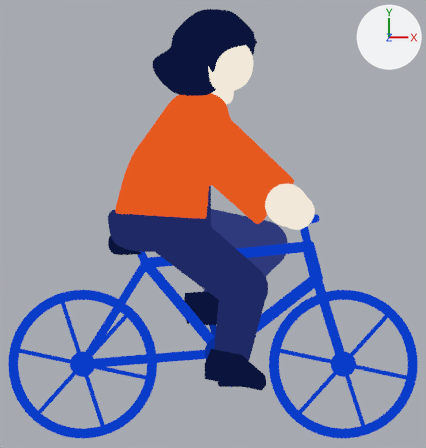
What one commit did to the Blender file sorgenti/bici/bici.blend.
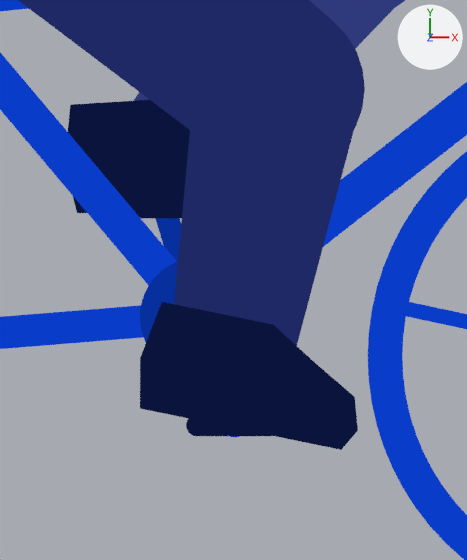
There are two pictures of each version: one from the file's camera 'cam', one close up on the part from 39% to 70% of the width and 59% to 94% of the height. Arrows for +X, +Y and +Z are at upper right; the lights stay in place. The first two pictures are the older version. Both versions are drawn at frame 8 of the action 'lontana_scarpaAction'; the numbers are the values there.

Objects in the first close-up: 'cerchione.001', 'corona', 'lontana_scarpa', 'lontana_stinco', 'pedale_vicino', 'raggio.005', 'telaio0', 'telaio2', 'telaio3', 'vicina_coscia', 'vicina_scarpa', 'vicina_stinco' and 3 more.
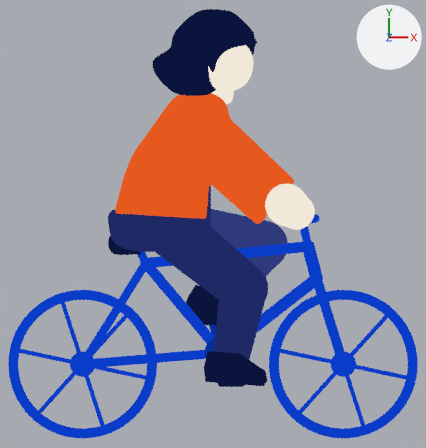
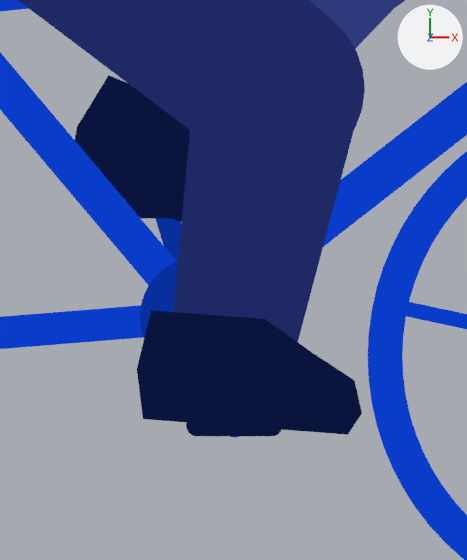
What changed in the scene script:
```text
Change ob_lontana_scarpa:
    ob_lontana_scarpa.rotation_euler: (0.0, 0.0, 0.063) -> (0.0, 0.0, -0.384)  # degrees (0, 0, 3.6) -> degrees (0, 0, -22)
Change ob_vicina_scarpa:
    ob_vicina_scarpa.rotation_euler: (0.0, 0.0, -0.203) -> (0.0, 0.0, -0.0755)  # degrees (0, 0, -12) -> degrees (0, 0, -4.3)
```

Where the change shows, as pixel boxes [x1, y1, x2, y2] in the close-ups (467 x 560 px):
'vicina_scarpa', turned
    before: [140, 302, 358, 450]
    after: [137, 310, 362, 435]
'lontana_scarpa', turned
    before: [68, 100, 190, 213]
    after: [75, 75, 190, 222]
